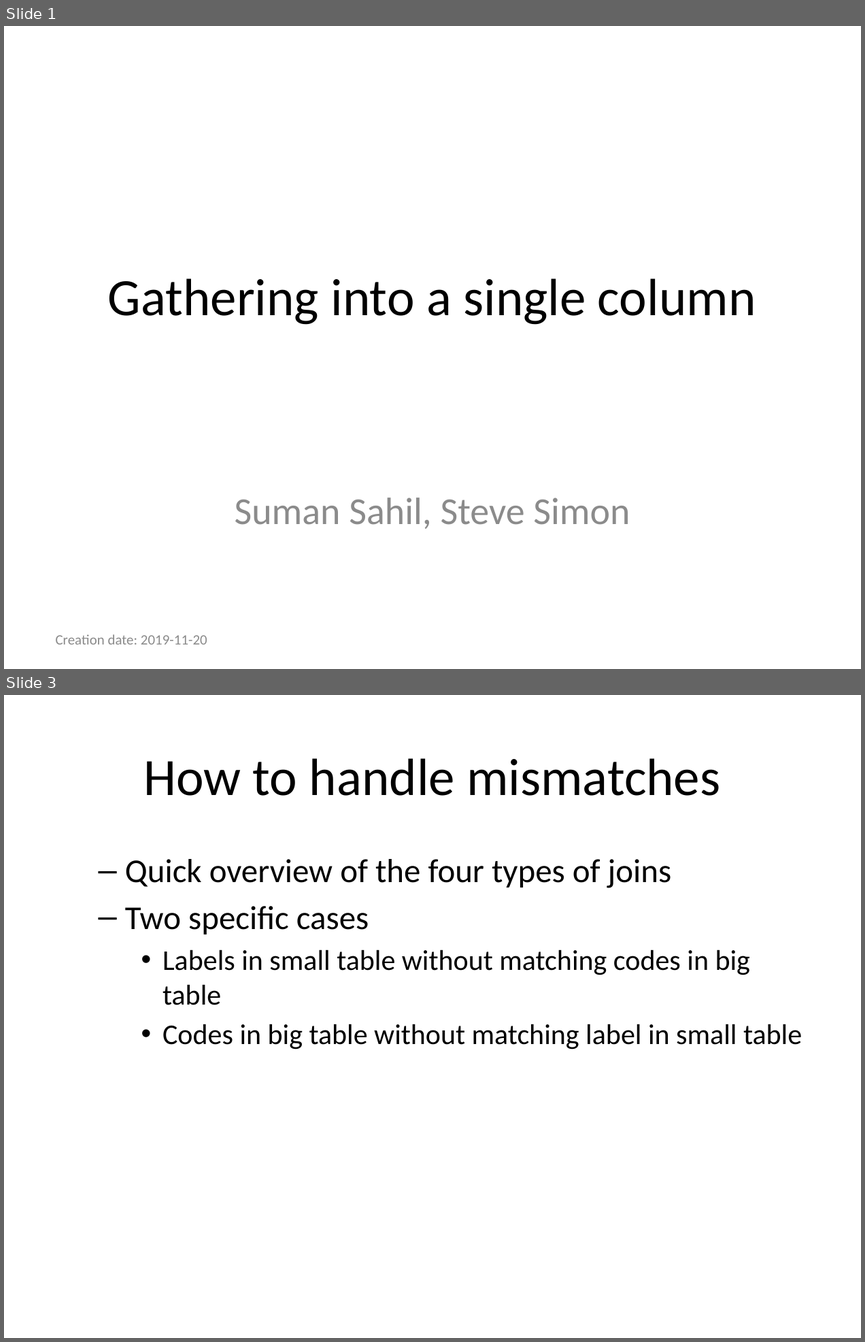
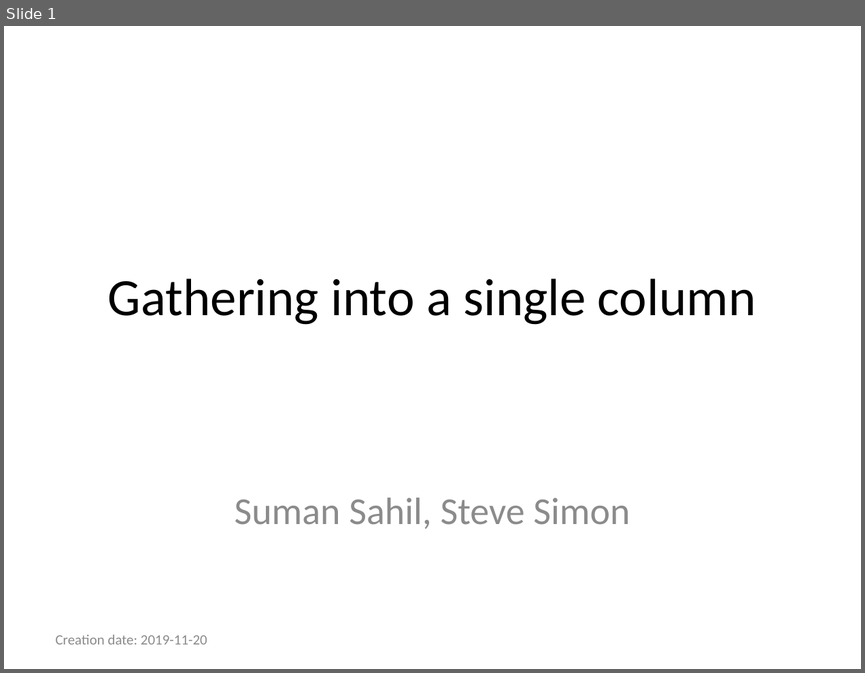
Before and after one commit to pmean/introduction-to-sql, a slide deck: module15-gathering-and-spreading/gather.pptx. Shown one above the other, each under a label of ours: slides 1 and 3 before the commit, slide 1 after it; the slides between them are not shown. The pictures are 865x1342 and 865x673 pixels, drawn with LibreOffice and Linux fonts; fonts in the diff are those of the drawing. Boxes give left, top, right and bottom in pixels: in the first picture for what was removed or moved away, otherwise in the second. Text is boxed around its words. In the diff, an @@ line names an element or a change of style, - is before the commit and + after.

```diff
--- a/module15-gathering-and-spreading/gather.pptx
+++ b/module15-gathering-and-spreading/gather.pptx
@@ slide 3 removed at [4,695,861,1338], background #FFFFFF @@
@@ title removed at [143,758,720,796] @@
-How to handle mismatches
@@ text removed at [125,859,802,1049] @@
-  – Quick overview of the four types of joins
-  – Two specific cases
-    • Labels in small table without matching codes in big table
-    • Codes in big table without matching label in small table
```
Also in this commit, not shown: 1 slide changed, 5 slides added, 2 other files.
